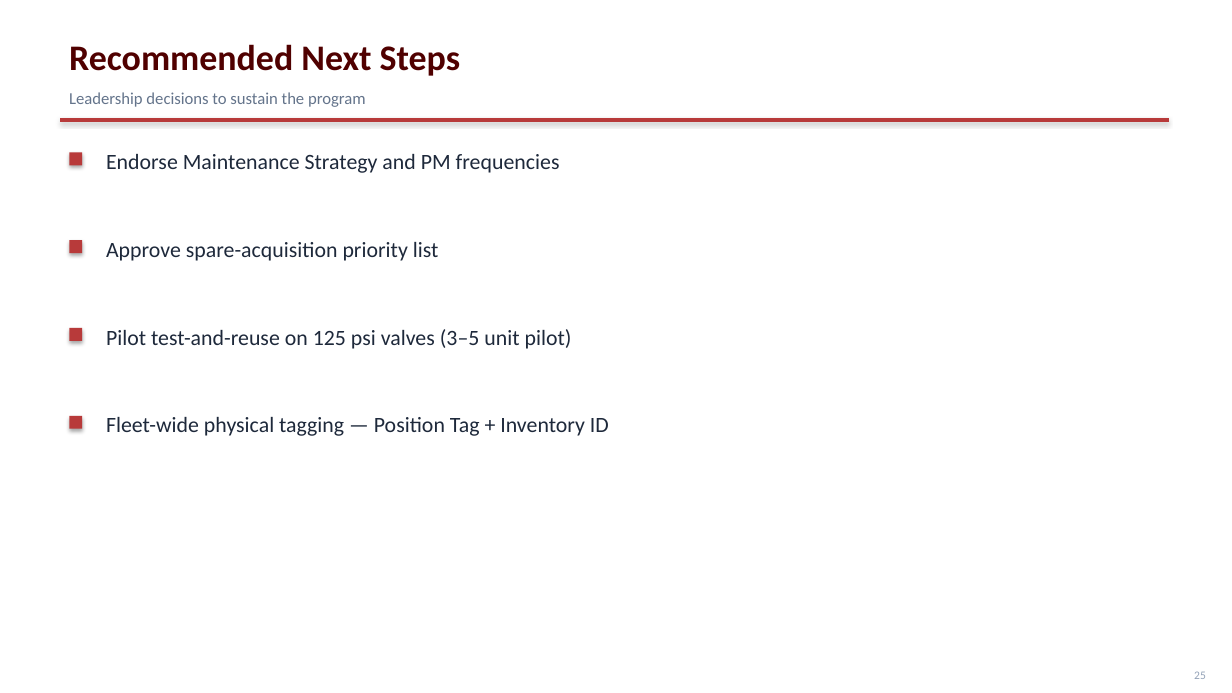
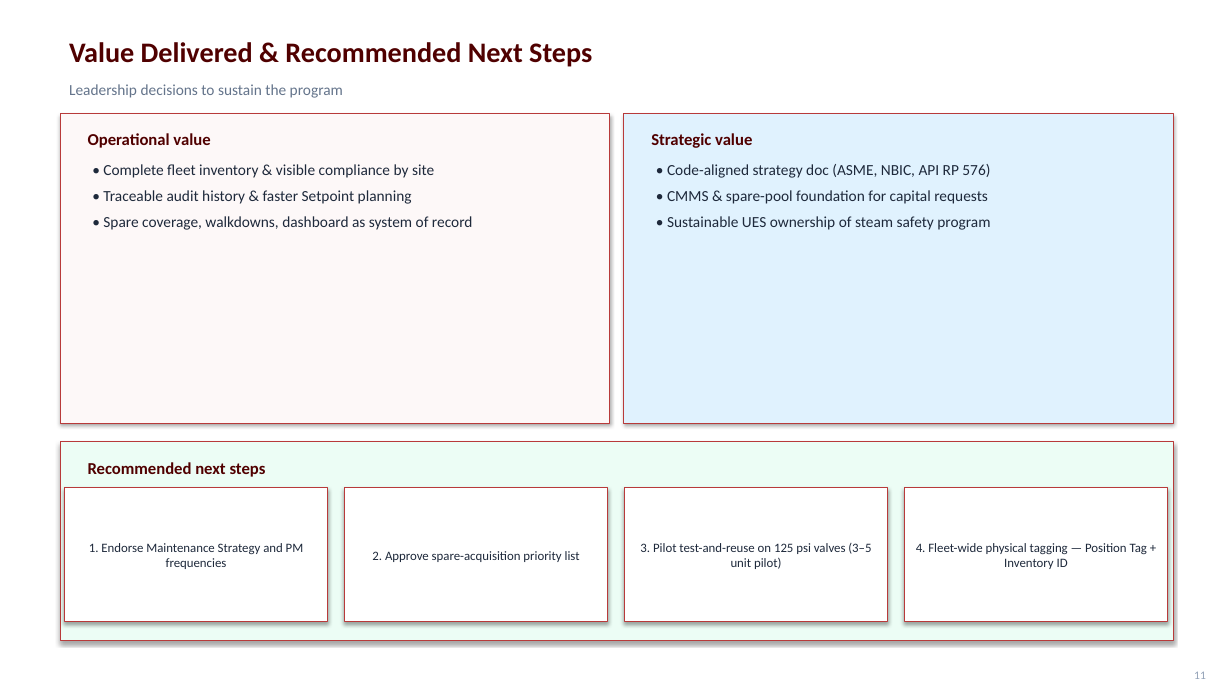
Before and after one commit to stavan12-a11y/PSV-Compliance-Tracking-Dashboard, a slide deck: slide 12 of docs/presentation/UES-Steam-Safety-Program.pptx (slide 26 before the commit). Drawn at 1232x693 pixels with LibreOffice and Linux fonts; fonts in the diff are those of the drawing. Boxes give left, top, right and bottom in pixels: in the first picture for what was removed or moved away, otherwise in the second. Text is boxed around its words. In the diff, an @@ line names an element or a change of style, - is before the commit and + after.

```diff
--- a/docs/presentation/UES-Steam-Safety-Program.pptx
+++ b/docs/presentation/UES-Steam-Safety-Program.pptx
@@ text at [69, 42, 592, 67]: text changed; size 28 to 22 pt @@
-Recommended Next Steps
+Value Delivered & Recommended Next Steps
@@ text "Leadership decisions to sustain the ...": place and size @@
-text "Leadership decisions to sustain the ..." at [69, 92, 366, 107]
+text "Leadership decisions to sustain the ..." at [69, 84, 343, 98]
@@ text "Leadership decisions to sustain the ..." at [69, 84, 343, 98]: size 13 to 12 pt @@
@@ rectangle removed at [60, 118, 1169, 122] @@
@@ rectangle added at [60, 114, 610, 423], fill #FDF8F8, outline #B83A3A 0.75 pt @@
@@ rectangle added at [624, 114, 1174, 423], fill #E0F2FE, outline #B83A3A 0.75 pt @@
@@ text added at [88, 133, 210, 148], 13 pt, text #500000, bold @@
+Operational value
@@ text added at [651, 133, 752, 148], 13 pt, text #500000, bold @@
+Strategic value
@@ rectangle removed at [69, 152, 82, 165] @@
@@ text added at [103, 164, 473, 230], 12 pt, text #1E293B @@
+• Complete fleet inventory & visible compliance by site
+• Traceable audit history & faster Setpoint planning
+• Spare coverage, walkdowns, dashboard as system of record
@@ text added at [667, 164, 990, 230], 12 pt, text #1E293B @@
+• Code-aligned strategy doc (ASME, NBIC, API RP 576)
+• CMMS & spare-pool foundation for capital requests
+• Sustainable UES ownership of steam safety program
@@ rectangle removed at [69, 240, 82, 253] @@
@@ rectangle removed at [69, 328, 82, 341] @@
@@ rectangle removed at [69, 416, 82, 429] @@
@@ rectangle added at [60, 442, 1174, 640], fill #ECFDF5, outline #B83A3A 0.75 pt @@
@@ text added at [88, 462, 266, 477], 13 pt, text #500000, bold @@
+Recommended next steps
@@ rectangle "1. Endorse Maintenance Strategy and ...": place and size @@
-rectangle "1. Endorse Maintenance Strategy and ..." at [106, 154, 560, 173]
+rectangle "1. Endorse Maintenance Strategy and ..." at [65, 488, 328, 622]
@@ vertical alignment top to middle; fill none to #FFFFFF; outline none to #B83A3A 0.75 pt; shadow on in 4 elements at [625, 488, 888, 622], [905, 488, 1168, 622], [65, 488, 328, 622], [345, 488, 608, 622] @@
@@ rectangle "2. Approve spare-acquisition priority list": place and size @@
-rectangle "2. Approve spare-acquisition priority list" at [106, 242, 439, 261]
+rectangle "2. Approve spare-acquisition priority list" at [345, 488, 608, 622]
@@ rectangle "3. Pilot test-and-reuse on 125 ...": place and size @@
-rectangle "3. Pilot test-and-reuse on 125 ..." at [106, 329, 572, 349]
+rectangle "3. Pilot test-and-reuse on 125 ..." at [625, 488, 888, 622]
@@ rectangle "4. Fleet-wide physical tagging — ...": place and size @@
-rectangle "4. Fleet-wide physical tagging — ..." at [106, 417, 609, 436]
+rectangle "4. Fleet-wide physical tagging — ..." at [905, 488, 1168, 622]
@@ text in rectangle at [89, 543, 304, 569]: text changed; size 17 to 10 pt @@
-Endorse Maintenance Strategy and PM frequencies
+1. Endorse Maintenance Strategy and PM frequencies
@@ text in rectangle at [372, 551, 580, 562]: text changed; size 17 to 10 pt @@
-Approve spare-acquisition priority list
+2. Approve spare-acquisition priority list
@@ text in rectangle at [640, 543, 871, 569]: text changed; size 17 to 10 pt @@
-Pilot test-and-reuse on 125 psi valves (3–5 unit pilot)
+3. Pilot test-and-reuse on 125 psi valves (3–5 unit pilot)
@@ text in rectangle at [916, 543, 1147, 569]: text changed; size 17 to 10 pt @@
-Fleet-wide physical tagging — Position Tag + Inventory ID
+4. Fleet-wide physical tagging — Position Tag + Inventory ID
@@ text at [1194, 671, 1206, 679]: text changed @@
-25
+11
```
Also in this commit, not shown: 9 other slides changed, 1 slide added, 16 slides removed, 1 other file.
